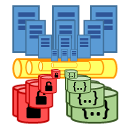
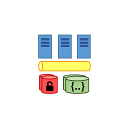
Comparing the layer stacks of the two w=128, h=128 images. Changes:
hid "128x128", moved it above "96x96", painted on it over [12, 5, 119, 124]
hid "96x96", moved it above "64x64", painted on it over [24, 19, 106, 109]
moved "64x64" above "32x32", painted on it over [38, 34, 92, 94]
hid "32x32", painted on it over [51, 49, 78, 79]
